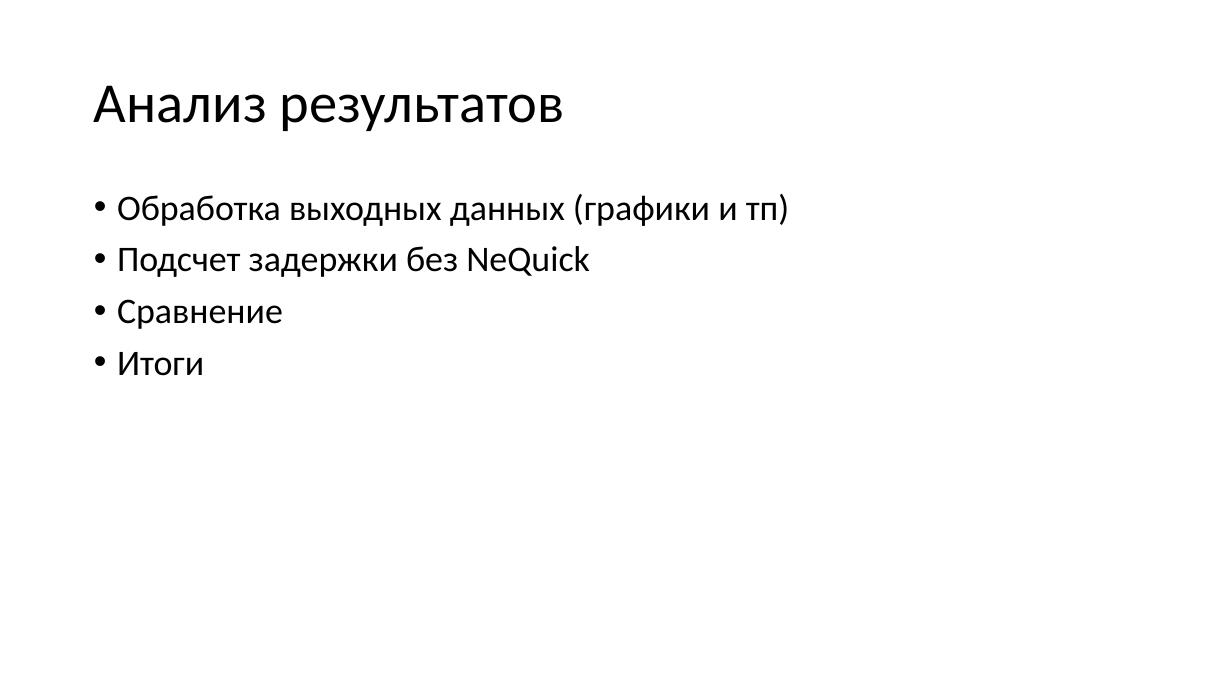
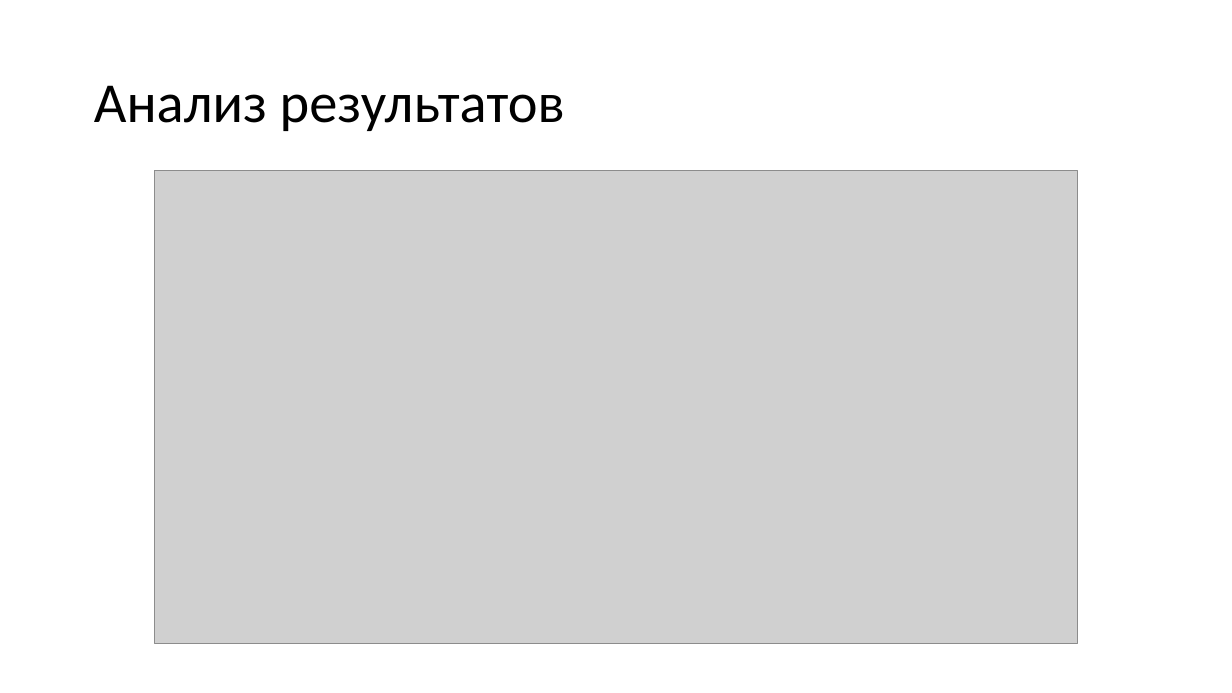
Before and after one commit to SaraFarron/------, a slide deck: slide 13 of Исследование алгоритма вычисления ионосферной поправки для системы Galileo.pptx (slide 14 before the commit). Drawn at 1232x693 pixels with LibreOffice and Linux fonts; fonts in the diff are those of the drawing; grey boxes stand for pictures. Boxes give left, top, right and bottom in pixels: in the first picture for what was removed or moved away, otherwise in the second. Text is boxed around its words. In the diff, an @@ line names an element or a change of style, - is before the commit and + after.

```diff
--- a/Исследование алгоритма вычисления ионосферной поправки для системы Galileo.pptx
+++ b/Исследование алгоритма вычисления ионосферной поправки для системы Galileo.pptx
@@ picture added at (154, 171, 1079, 643) @@
@@ text removed at (117, 194, 789, 376) @@
-• Обработка выходных данных (графики и тп)
-• Подсчет задержки без NeQuick
-• Сравнение
-• Итоги
```
Also in this commit, not shown: 1 other slide changed, 1 slide added, 12 other files.
